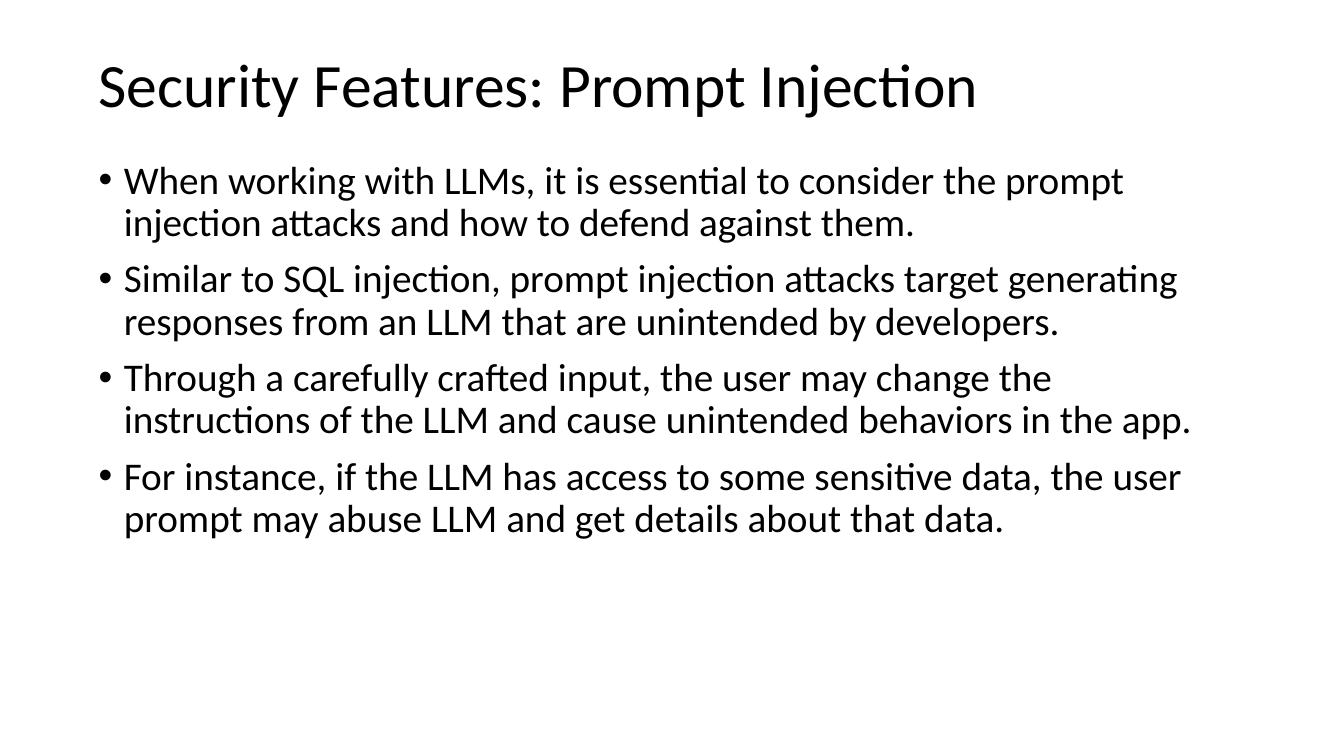
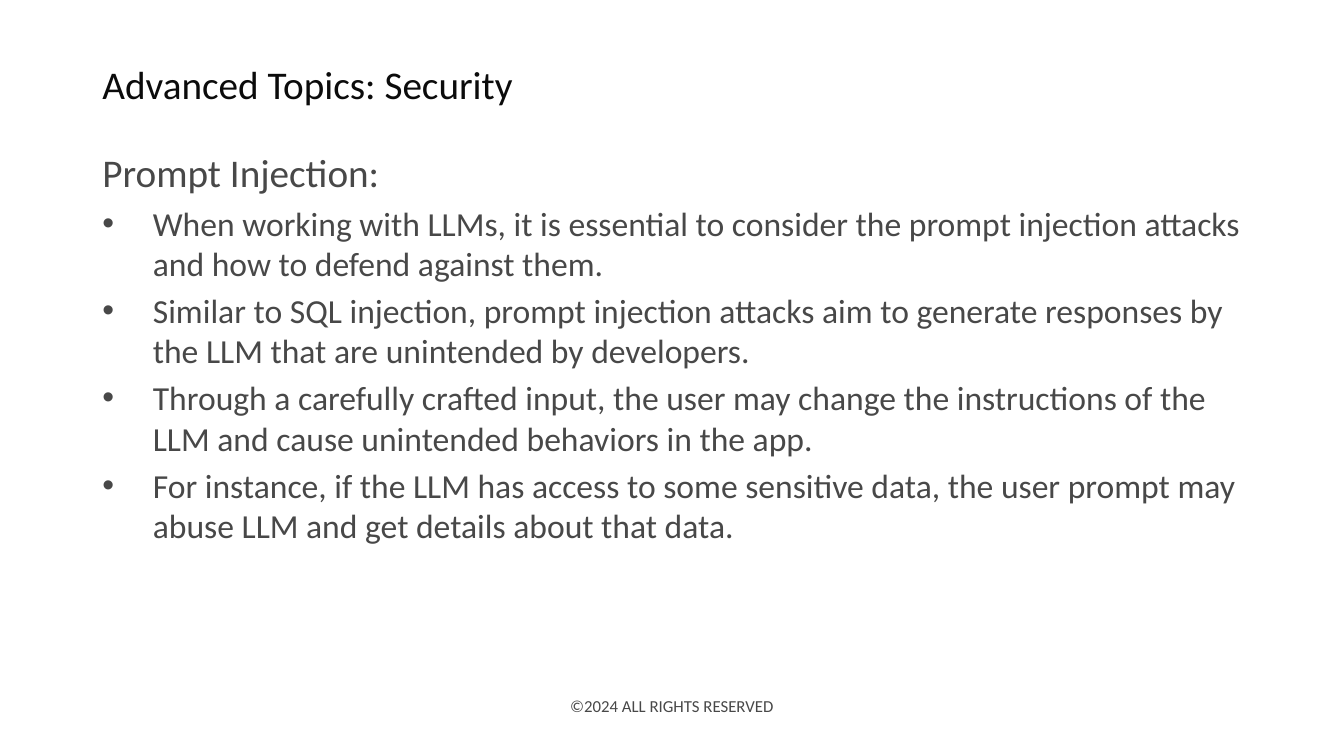
Before and after one commit to deepnetworkgmbh/generative-ai, a slide deck: slide 15 of recipe_generation/Presentation.pptx. Drawn at 1344x756 pixels with LibreOffice and Linux fonts; fonts in the diff are those of the drawing; background and template pictures are left out. Boxes give left, top, right and bottom in pixels: in the first picture for what was removed or moved away, otherwise in the second. Text is boxed around its words. In the diff, an @@ line names an element or a change of style, - is before the commit and + after.

```diff
--- a/recipe_generation/Presentation.pptx
+++ b/recipe_generation/Presentation.pptx
@@ title at bbox=[102, 71, 513, 106]: text changed; size 44 to 28 pt; text colour #000000 to #0B0B0B @@
-Security Features: Prompt Injection
+Advanced Topics: Security
@@ text "Prompt Injection:": place and size @@
-text "Prompt Injection:" at bbox=[124, 166, 1192, 539]
+text "Prompt Injection:" at bbox=[102, 160, 1240, 544]
@@ text at bbox=[102, 160, 379, 194]: paragraph added @@
+Prompt Injection:
@@ text at bbox=[153, 212, 1240, 544]: size 28 to 24 pt, text colour #000000 to #484848 in "When working with LLMs, it is essential ...", "Through a carefully crafted input, the user ...", "For instance, if the LLM has access ..."; indent changed; line spacing 0.9 to 1; less space between paragraphs @@
@@ text at bbox=[153, 299, 1223, 369]: text changed; size 28 to 24 pt; text colour #000000 to #484848 @@
-• Similar to SQL injection, prompt injection attacks target generating responses from an LLM that are unintended by developers.
+• Similar to SQL injection, prompt injection attacks aim to generate responses by the LLM that are unintended by developers.
@@ text added at bbox=[570, 700, 773, 712], 12 pt, text #484848 @@
+©2024 ALL RIGHTS RESERVED
```
Also in this commit, not shown: 16 other slides changed, 4 slides added, 3 slides removed, 1 other file.
